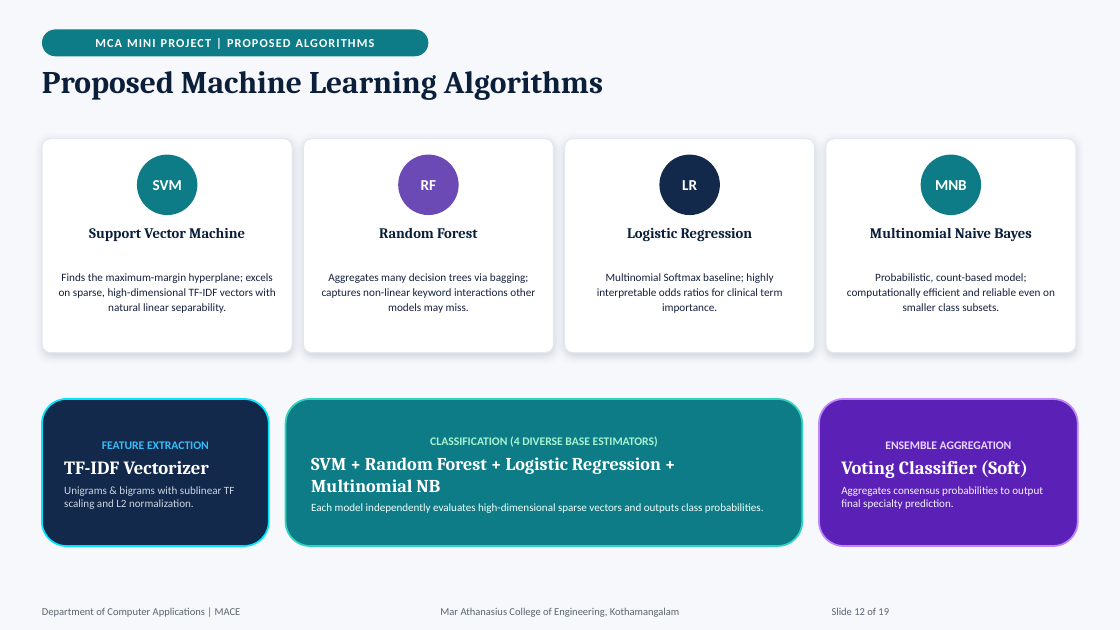
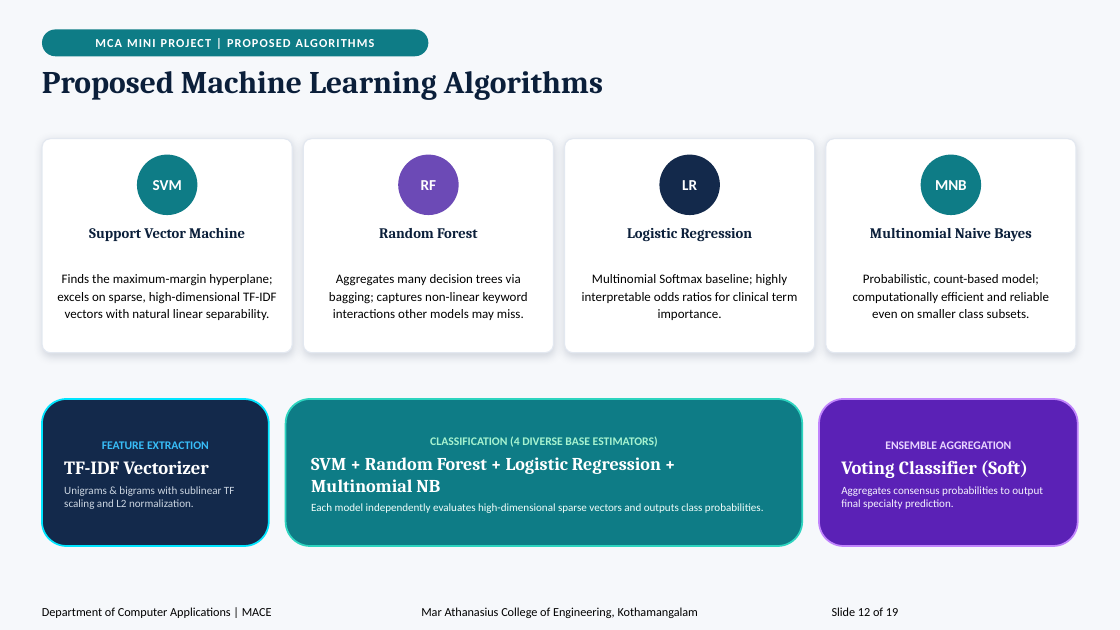
Before and after one commit to JiphinGeorge/Mini-Project-S3-MCA, a slide deck: slide 12 of Medical_Specialty_Classification_Presentation.pptx. Drawn at 1120x630 pixels with LibreOffice and Linux fonts; fonts in the diff are those of the drawing. Boxes give left, top, right and bottom in pixels: in the first picture for what was removed or moved away, otherwise in the second. Text is boxed around its words. In the diff, an @@ line names an element or a change of style, - is before the commit and + after.

Commit message:
feat: add automation script to standardize text colors, increase font sizes, and apply theme-specific styling to the project presentation

```diff
--- a/Medical_Specialty_Classification_Presentation.pptx
+++ b/Medical_Specialty_Classification_Presentation.pptx
@@ size 9.6 to 11.1 pt, text colour #16213E to #000000 in 4 elements at box(57, 274, 277, 320), box(329, 274, 528, 320), box(582, 274, 798, 320), box(853, 274, 1049, 318) @@
@@ text "Department of Computer Applications | ..." at box(42, 607, 272, 618): size 9 to 10.5 pt, text colour #5B6472 to #000000 @@
@@ text "Mar Athanasius College of Engineering, ..." at box(421, 607, 698, 618): size 9 to 10.5 pt, text colour #5B6472 to #000000 @@
@@ text "Slide 12 of 19" at box(832, 607, 898, 616): size 9 to 10.5 pt, text colour #5B6472 to none @@
```
Also in this commit, not shown: 16 other slides changed, 2 other files.
